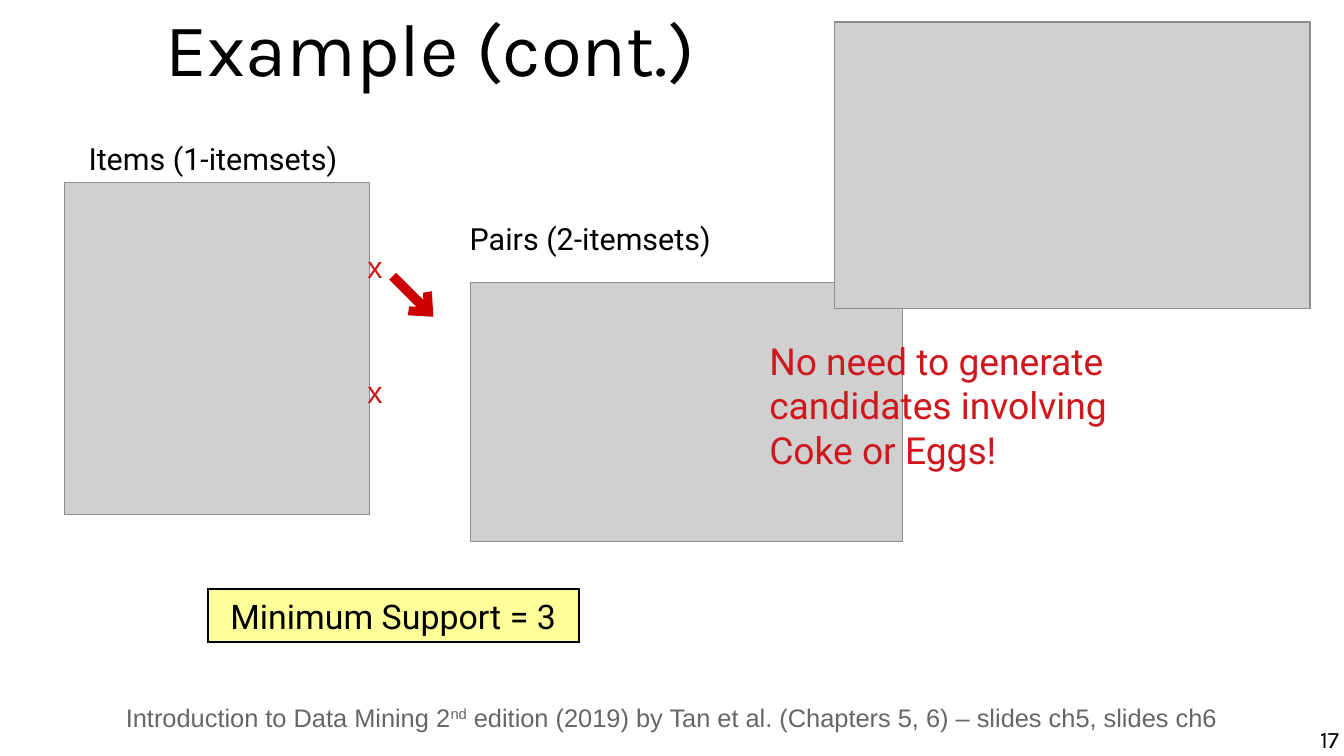
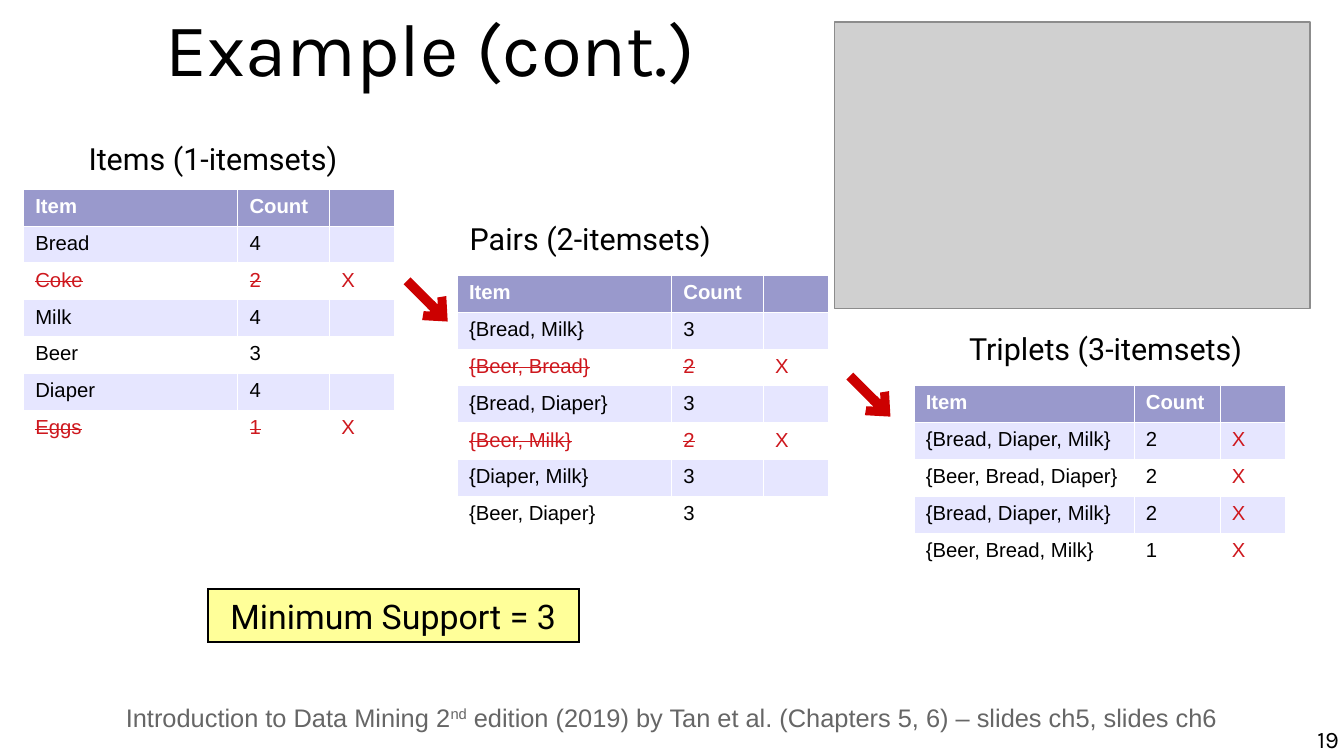
Before and after one commit to marco-calautti/data-mining-course, a slide deck: slide 19 of theory/tt06_association_rule_mining.odp (slide 17 before the commit). Drawn at 1344x756 pixels with LibreOffice and Linux fonts; fonts in the diff are those of the drawing; grey boxes stand for pictures. Boxes give left, top, right and bottom in pixels: in the first picture for what was removed or moved away, otherwise in the second. Text is boxed around its words. In the diff, an @@ line names an element or a change of style, - is before the commit and + after.

```diff
--- a/theory/tt06_association_rule_mining.odp
+++ b/theory/tt06_association_rule_mining.odp
@@ table added at (23,189,394,443), 7 rows, 3 columns @@
+Item | Count | 
+Bread | 4 | 
+Coke | 2 | X
+Milk | 4 | 
+Beer | 3 | 
+Diaper | 4 | 
+Eggs | 1 | X
@@ picture removed at (65,183,370,515) @@
@@ text removed at (367,254,382,284) @@
-x
@@ arrow moved from (393, 276) - (433, 317) to (407, 281) - (448, 322) @@
@@ table added at (457,274,829,529), 7 rows, 3 columns @@
+Item | Count | 
+{Bread, Milk} | 3 | 
+{Beer, Bread} | 2 | X
+{Bread, Diaper} | 3 | 
+{Beer, Milk} | 2 | X
+{Diaper, Milk} | 3 | 
+{Beer, Diaper} | 3 | 
@@ picture removed at (471,283,903,543) @@
@@ text removed at (769,340,1107,472) @@
-No need to generate
-candidates involving Coke or Eggs!
@@ text added at (969,335,1242,367), 18 pt, text #000000 @@
+Triplets (3-itemsets)
@@ text removed at (367,378,382,408) @@
-x
@@ arrow added from (850, 376) to (890, 417), #CC0000 5.75 pt @@
@@ table added at (915,385,1287,567), 5 rows, 3 columns @@
+Item | Count | 
+{Bread, Diaper, Milk} | 2 | X
+{Beer, Bread, Diaper} | 2 | X
+{Bread, Diaper, Milk} | 2 | X
+{Beer, Bread, Milk} | 1 | X
@@ page number at (1317,733,1339,749): text changed @@
-17
+19
```
Also in this commit, not shown: 13 other slides changed, 2 slides added.
